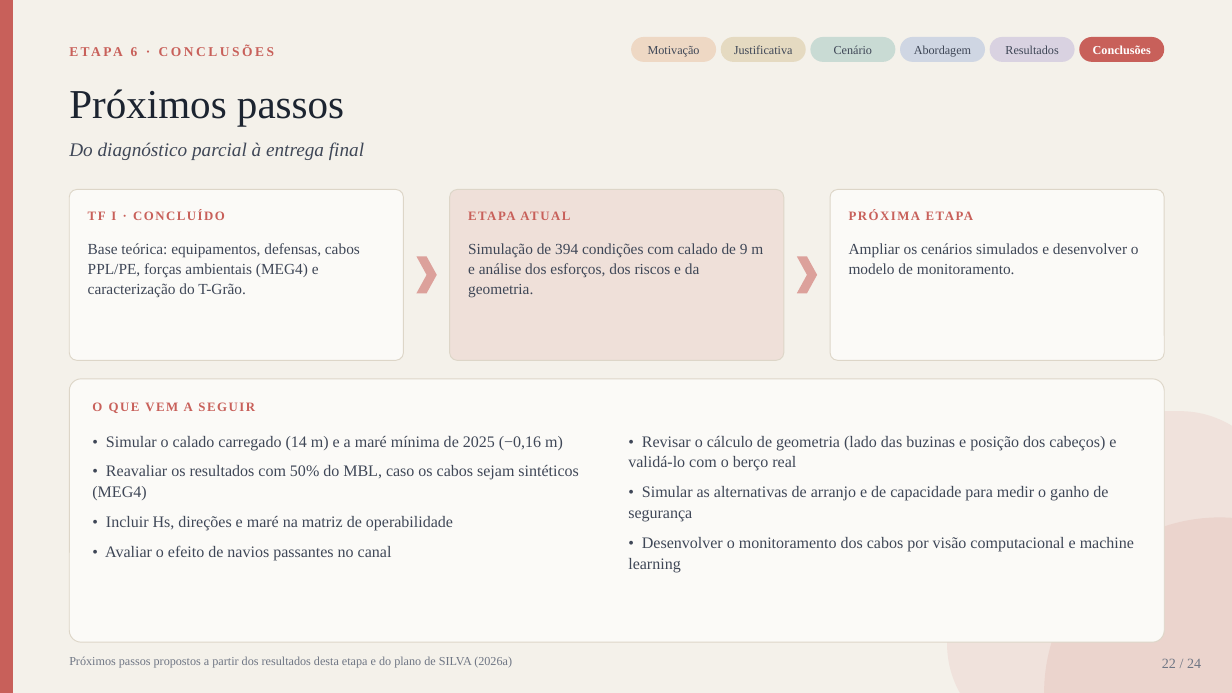
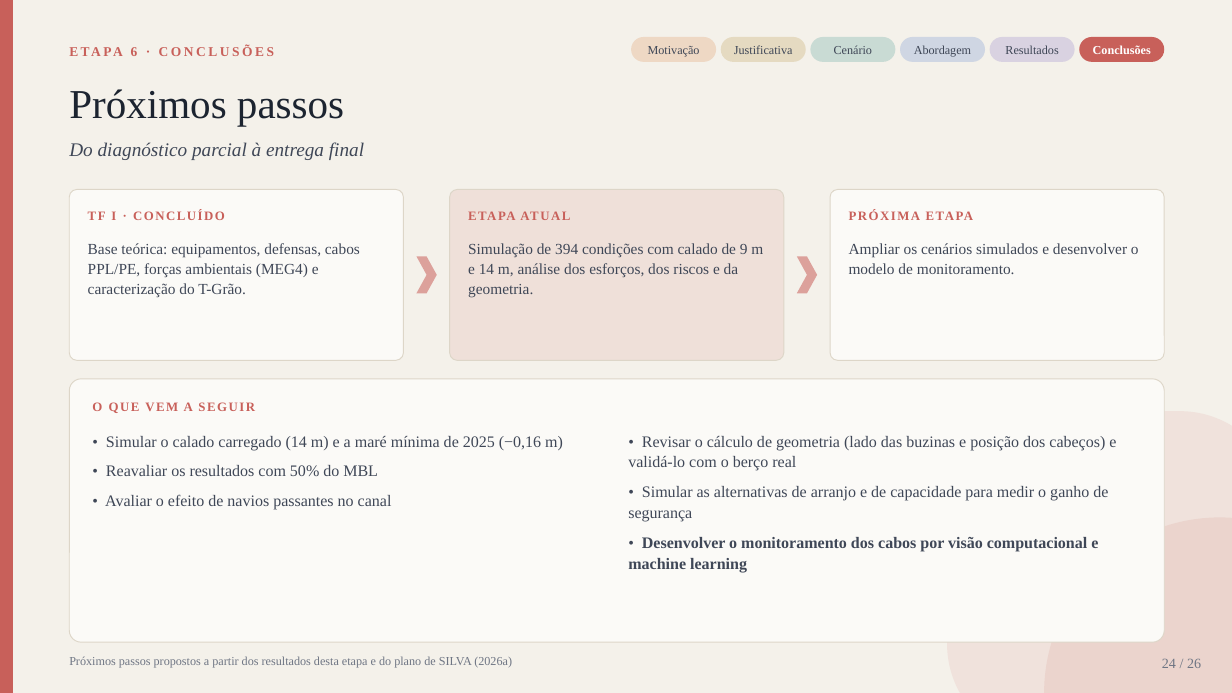
Before and after one commit to gustavogsilvaa/Apresentacao-Kiro, a slide deck: slide 24 of amarracao_v3/Apresentacao_TF_Amarracao_parcial.pptx (slide 22 before the commit). Drawn at 1232x693 pixels with LibreOffice and Linux fonts; fonts in the diff are those of the drawing. Boxes give left, top, right and bottom in pixels: in the first picture for what was removed or moved away, otherwise in the second. Text is boxed around its words. In the diff, an @@ line names an element or a change of style, - is before the commit and + after.

```diff
--- a/amarracao_v3/Apresentacao_TF_Amarracao_parcial.pptx
+++ b/amarracao_v3/Apresentacao_TF_Amarracao_parcial.pptx
@@ text at bbox=[468, 243, 763, 297]: text changed @@
-Simulação de 394 condições com calado de 9 m e análise dos esforços, dos riscos e da geometria.
+Simulação de 394 condições com calado de 9 m e 14 m, análise dos esforços, dos riscos e da geometria.
@@ text at bbox=[106, 465, 378, 476]: text changed @@
-• Reavaliar os resultados com 50% do MBL, caso os cabos sejam sintéticos (MEG4)
-• Incluir Hs, direções e maré na matriz de operabilidade
+• Reavaliar os resultados com 50% do MBL
@@ text at bbox=[628, 537, 1098, 573]: bold on in "Desenvolver o monitoramento dos cabos por visão ..." @@
@@ text at bbox=[1162, 659, 1201, 668]: text changed @@
-22 / 24
+24 / 26
```
Also in this commit, not shown: 23 other slides changed, 2 slides added, 10 other files.
